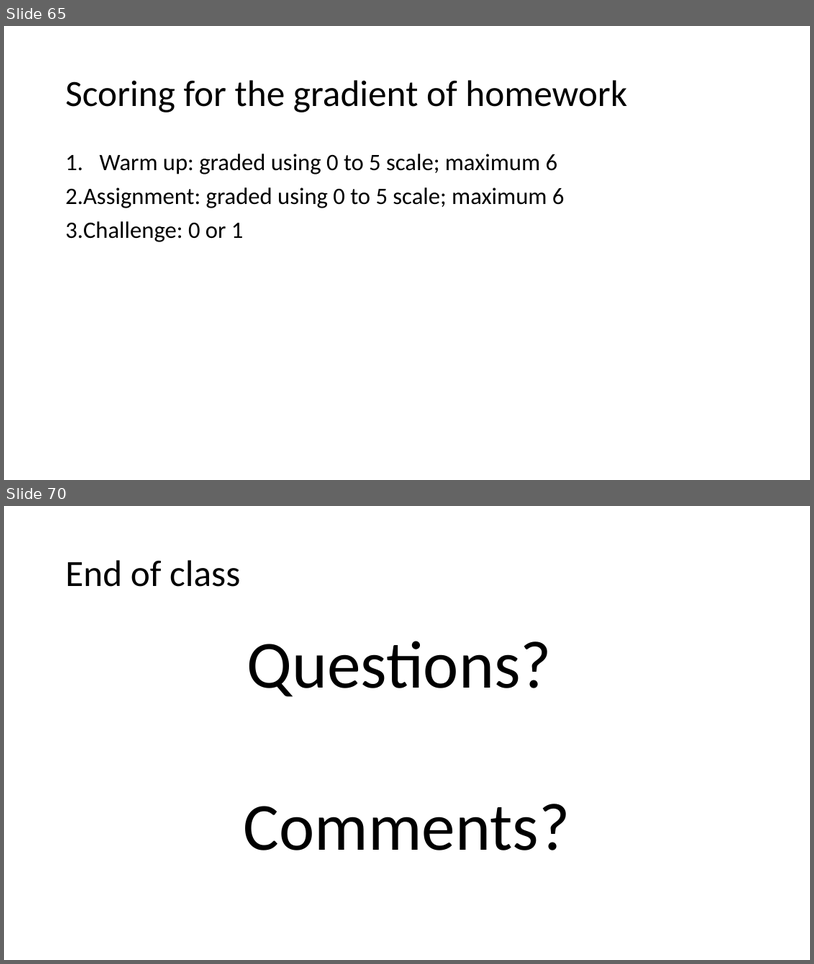
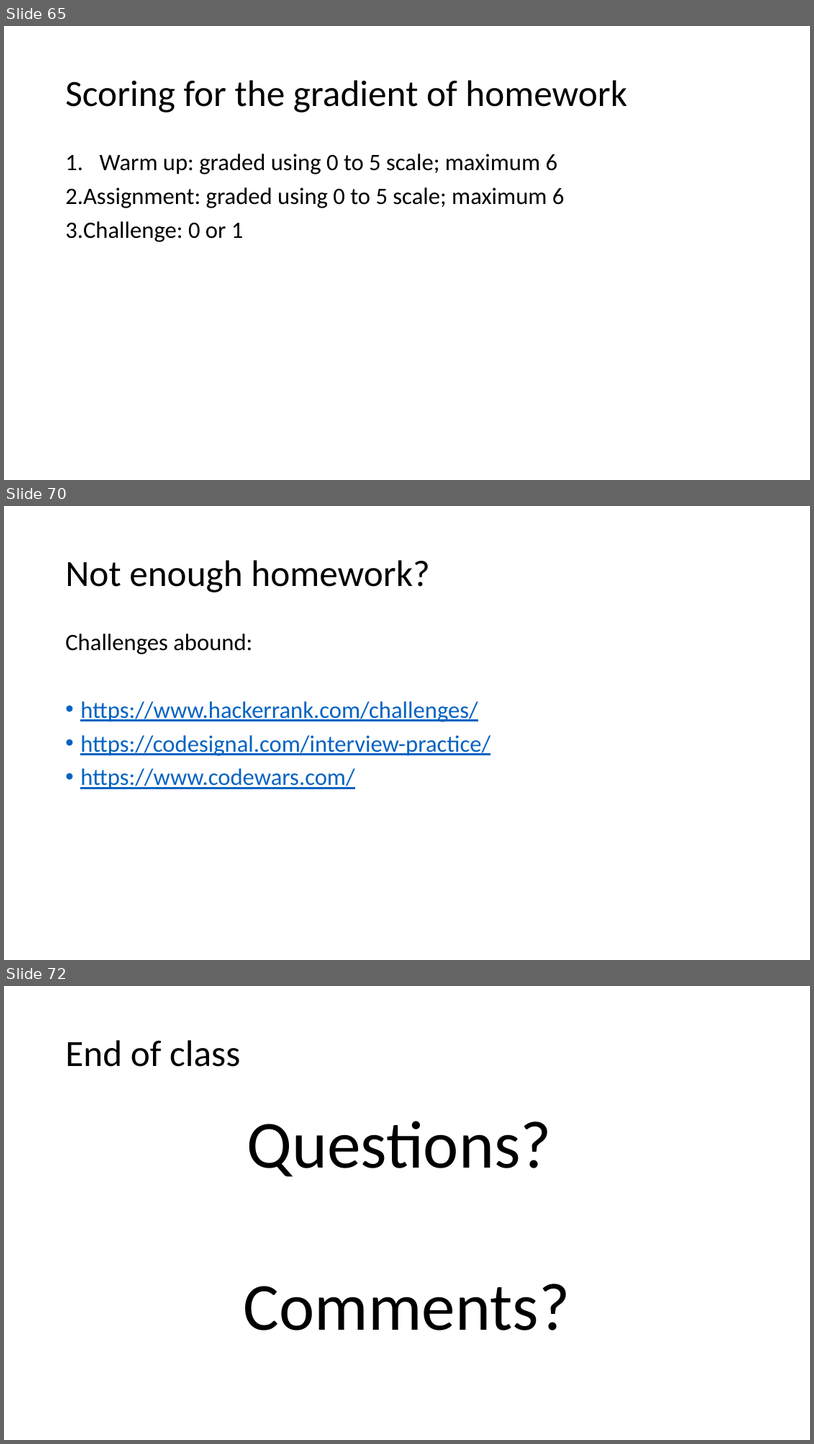
Before and after one commit to umbcdata601/fall2018, a slide deck: lecture_notes/class_notes_2_python.pptx. Shown one above the other, each under a label of ours: slides 65 and 70 before the commit, slides 65, 70 and 72 after it; the slides between them are not shown. The pictures are 814x964 and 814x1444 pixels, drawn with LibreOffice and Linux fonts; fonts in the diff are those of the drawing. Boxes give left, top, right and bottom in pixels: in the first picture for what was removed or moved away, otherwise in the second. Text is boxed around its words. In the diff, an @@ line names an element or a change of style, - is before the commit and + after.

```diff
--- a/lecture_notes/class_notes_2_python.pptx
+++ b/lecture_notes/class_notes_2_python.pptx
@@ slide 70 added at [4,506,810,960], background #FFFFFF @@
@@ title added at [65,560,430,592], 44 pt, text #000000 @@
+Not enough homework?
@@ text added at [65,633,491,789], 28 pt, text #0563C1, underline @@
+Challenges abound:
+• https://www.hackerrank.com/challenges/
+• https://codesignal.com/interview-practice/
+• https://www.codewars.com/
@@ what was slide 70 is now slide 72 @@
```
Also in this commit, not shown: 8 slides changed, 1 other slide added, 4 other files.
